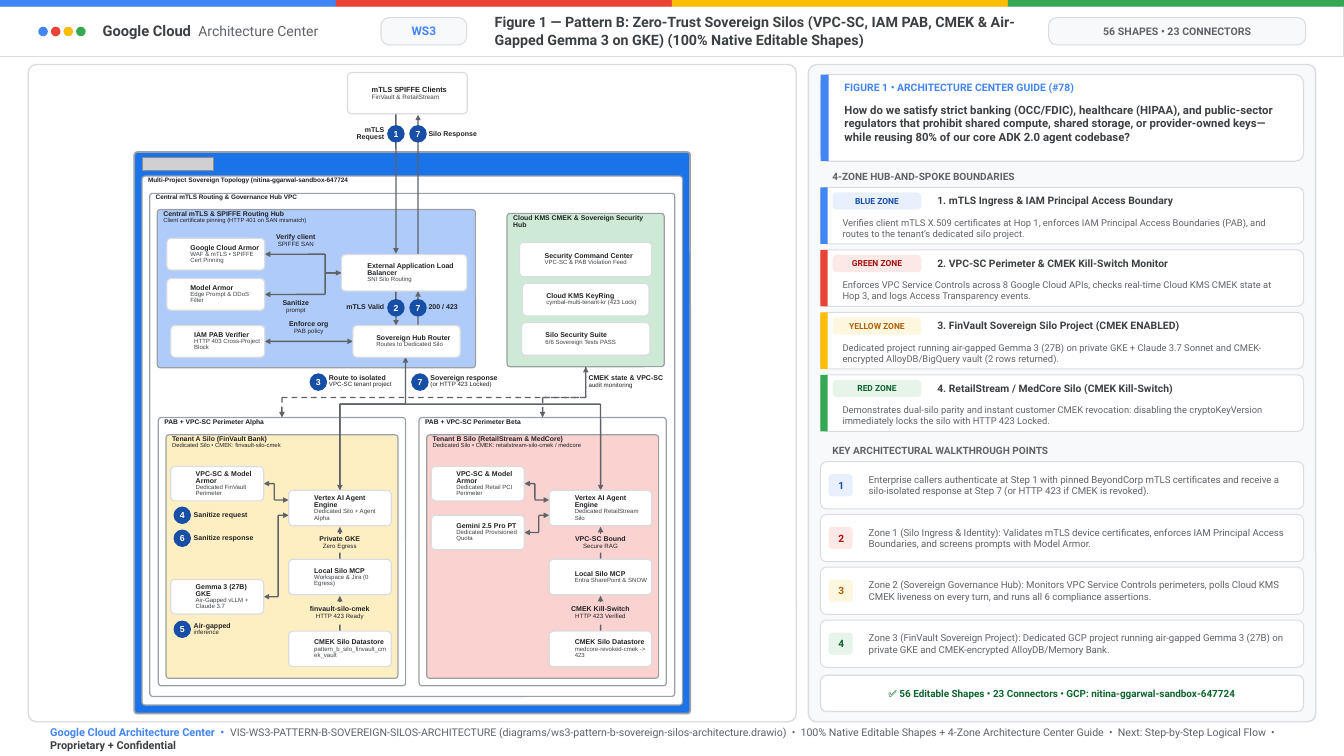
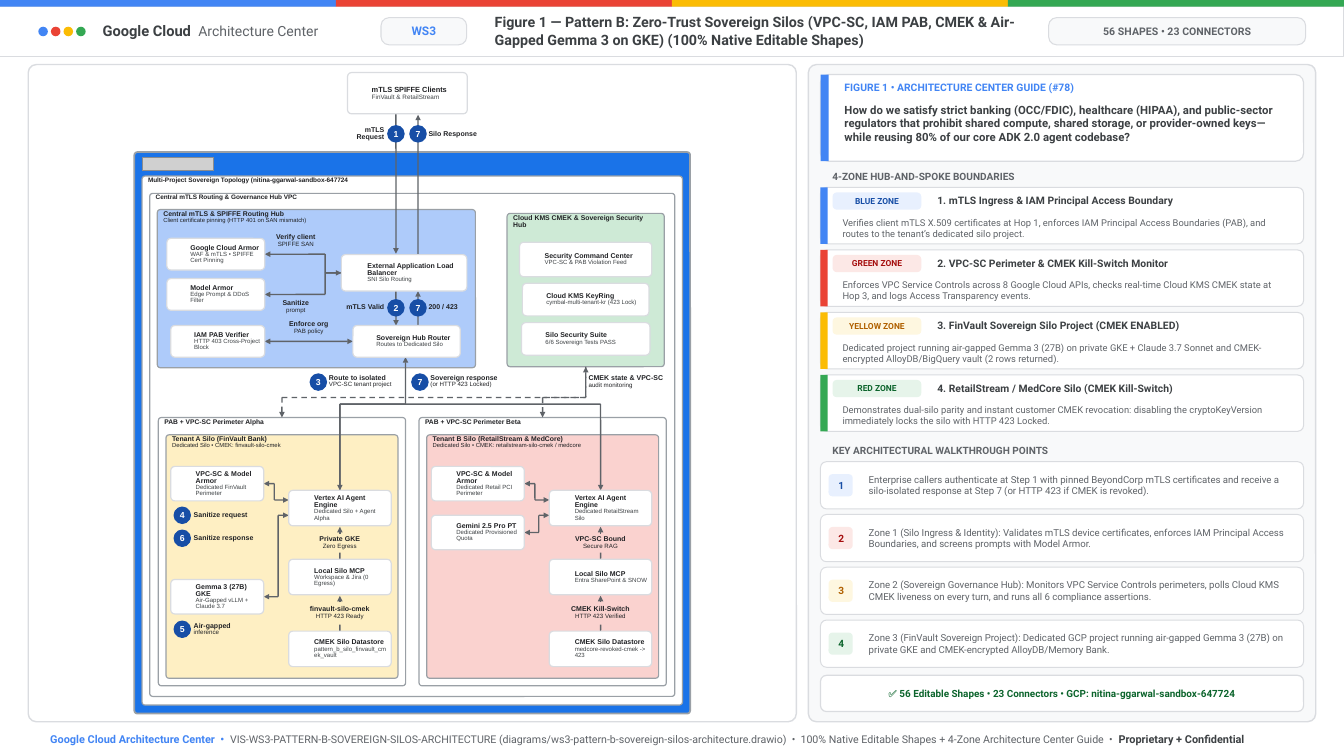
Before and after one commit to nitinaggarwal-12/blogs, a slide deck: slide 13 of slides/geap-multi-tenancy-all-workstreams-editable-slides.pptx (slide 28 before the commit). Drawn at 1344x756 pixels with LibreOffice and Linux fonts; fonts in the diff are those of the drawing; grey boxes stand for pictures; background and template pictures are left out. Boxes give left, top, right and bottom in pixels: in the first picture for what was removed or moved away, otherwise in the second. Text is boxed around its words. In the diff, an @@ line names an element or a change of style, - is before the commit and + after.

```diff
--- a/slides/geap-multi-tenancy-all-workstreams-editable-slides.pptx
+++ b/slides/geap-multi-tenancy-all-workstreams-editable-slides.pptx
@@ text at (50,734,1245,746): text changed @@
-Google Cloud Architecture Center • VIS-WS3-PATTERN-B-SOVEREIGN-SILOS-ARCHITECTURE (diagrams/ws3-pattern-b-sovereign-silos-architecture.drawio) • 100% Native Editable Shapes + 4-Zone Architecture Center Guide • Next: Step-by-Step Logical Flow • Proprietary + Confidential
+Google Cloud Architecture Center • VIS-WS3-PATTERN-B-SOVEREIGN-SILOS-ARCHITECTURE (diagrams/ws3-pattern-b-sovereign-silos-architecture.drawio) • 100% Native Editable Shapes + 4-Zone Architecture Center Guide • Proprietary + Confidential
```
Also in this commit, not shown: 13 other slides changed, 6 slides added, 48 slides removed, 13 other files.
